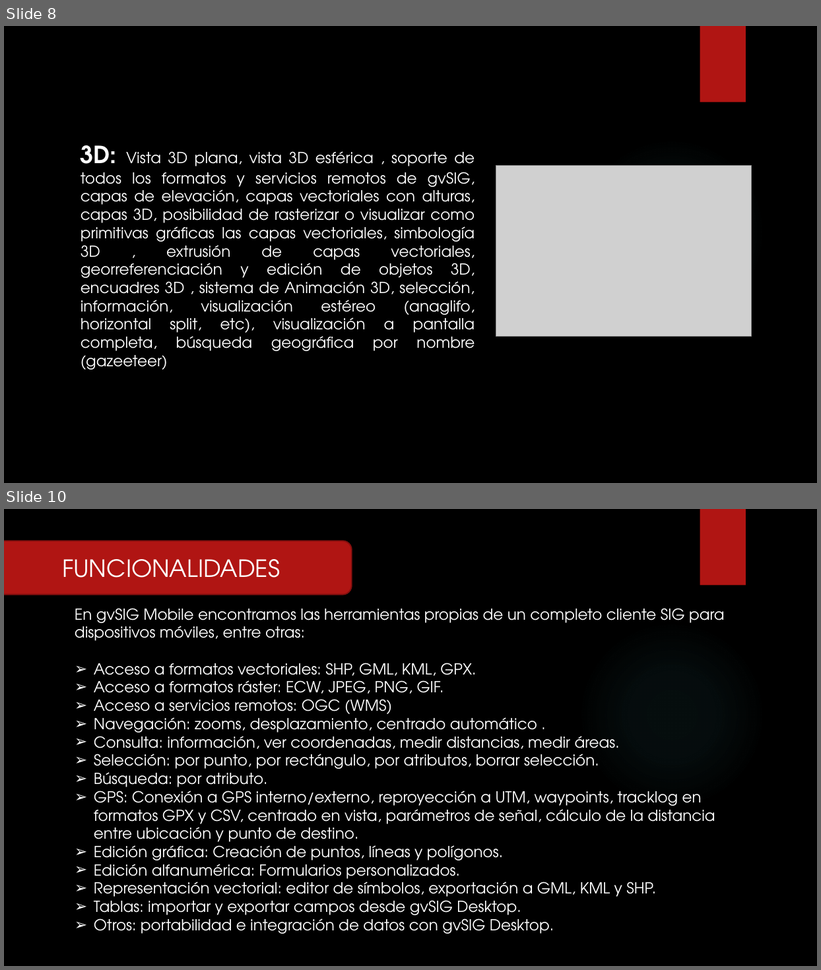
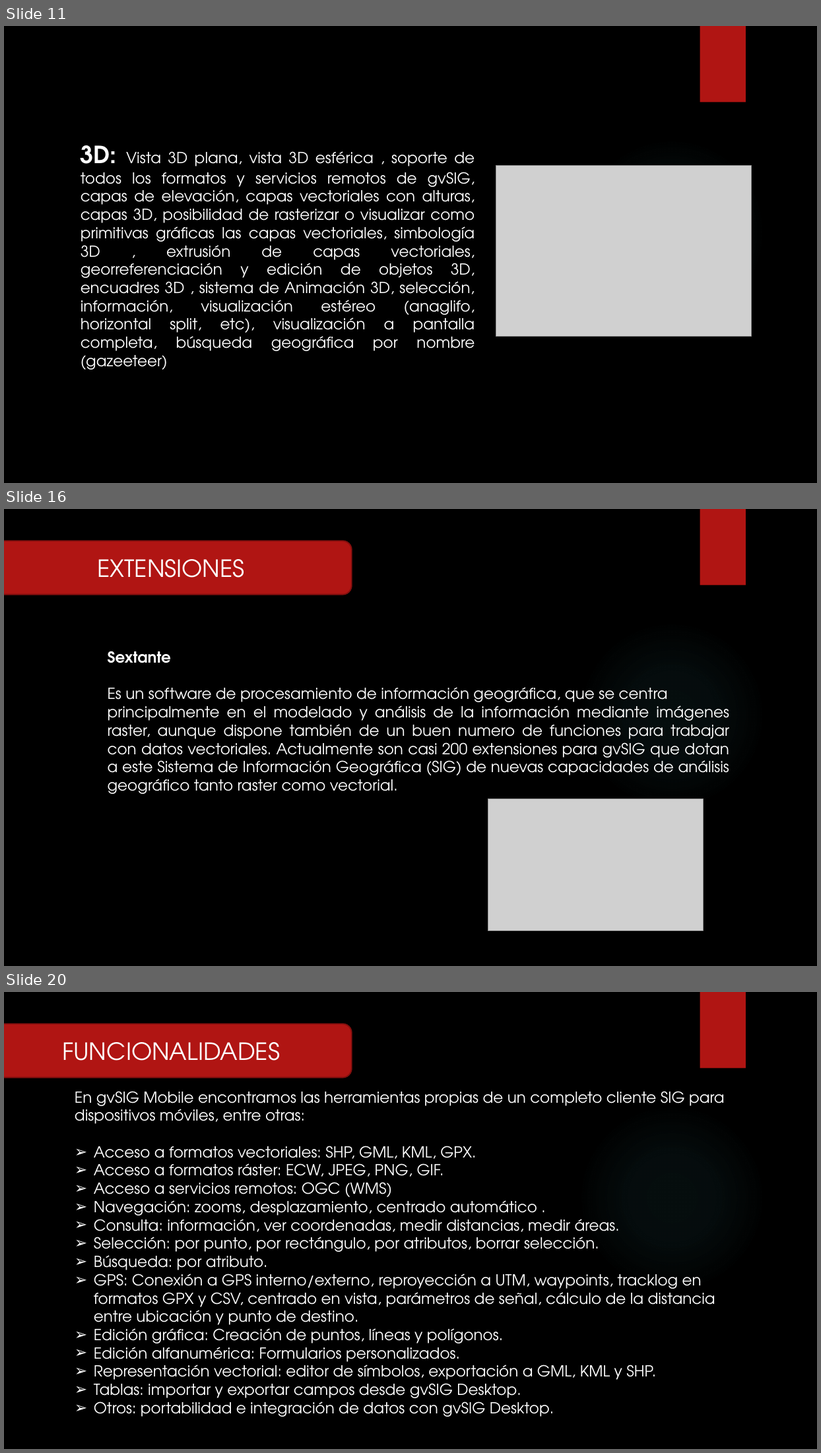
Before and after one commit to RFray/gvSIG, a slide deck: Expo-gvSIG.pptx. Shown one above the other, each under a label of ours: slides 8 and 10 before the commit, slides 11, 16 and 20 after it; the slides between them are not shown. The pictures are 821x970 and 821x1453 pixels, drawn with LibreOffice and Linux fonts; fonts in the diff are those of the drawing; grey boxes stand for pictures; background and template pictures are left out. Boxes give left, top, right and bottom in pixels: in the first picture for what was removed or moved away, otherwise in the second. Text is boxed around its words. In the diff, an @@ line names an element or a change of style, - is before the commit and + after.

Commit message:
Asi queda la expo para hoy unos ajustes mas y ya

```diff
--- a/Expo-gvSIG.pptx
+++ b/Expo-gvSIG.pptx
@@ slide 16 added at (4,509,817,966), background picture (left out); not listed: 2 template elements that a slide beside it also shows @@
@@ rounded rectangle added at (4,541,352,594), fill #B01513, outline #82100E 1.5 pt, 28 pt, text #FFFFFF @@
+EXTENSIONES
@@ text added at (108,651,729,794), 18 pt, text #FFFFFF @@
+Sextante
+Es un software de procesamiento de información geográfica, que se centra
+principalmente en el modelado y análisis de la información mediante imágenes raster, aunque dispone también de un buen numero de funciones para trabajar con datos vectoriales. Actualmente son casi 200 extensiones para gvSIG que dotan a este Sistema de Información Geográfica (SIG) de nuevas capacidades de análisis geográfico tanto raster como vectorial.
@@ picture added at (488,799,703,931) @@
@@ what was slide 8 is now slide 11 @@
@@ what was slide 10 is now slide 20 @@
```
Also in this commit, not shown: 5 slides changed, 9 other slides added.
